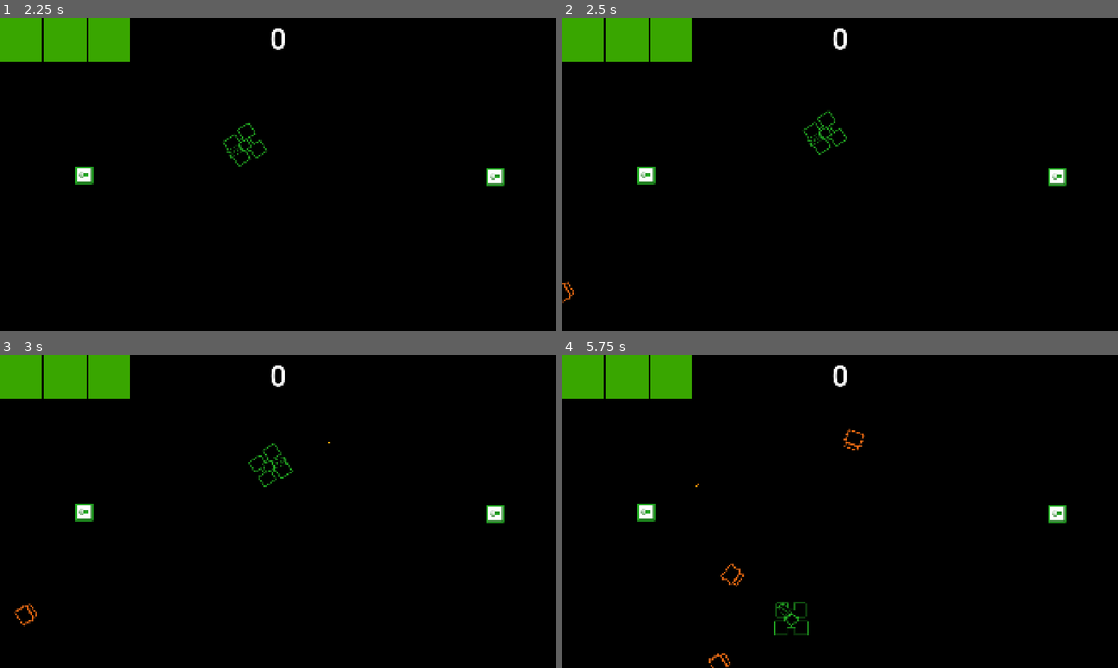
Above: before the commit, frames 1-4 (two rows, left to right).
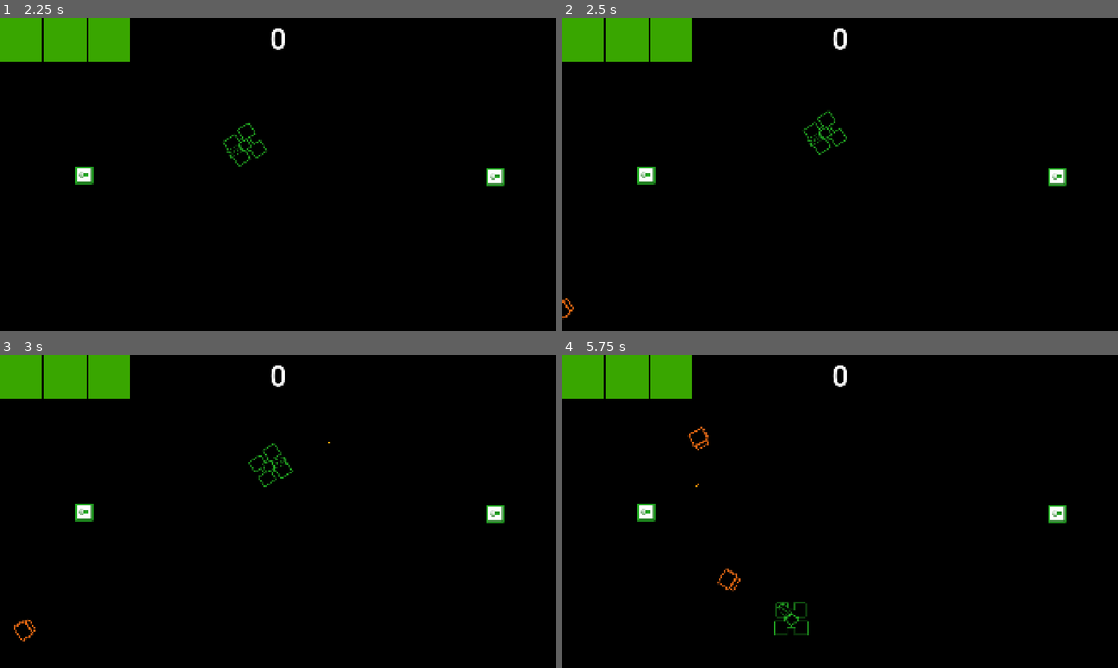
Above: after the commit, the same moments.

Repository: wlotter/godot-vector-tank
Game: Godot game, scene res://main.tscn
The game is run twice, just before and just after one commit, with the same random seed, the same clock (stepped at 60 frames per second) and the same inputs.
Inputs (mouse positions are in pixels of both pictures, inside the frame that each line leads up to):
- Up to frame 1 (2.25 s): click "Start" at 0.5 s; tap Enter at 1.25 s; move the mouse to (400, 158) at 1.27 s; hold W (move forwards) 1.28-2.03 s; hold A (rotate anticlockwise) 1.28-2.03 s; move the mouse to (166, 190) at 2.02 s; hold S (move backwards) from 2.03 s (still down); tap D (rotate clockwise) at 2.1 s
- Up to frame 2 (2.5 s): keep holding S (move backwards)
- Up to frame 3 (3 s): move the mouse to (333, 442) at 2.77 s; release S (move backwards) at 2.78 s; press the mouse at (333, 442) at 2.78 s; hold W (move forwards) from 2.78 s (still down)
- Up to frame 4 (5.75 s): move the mouse to (812, 574) at 3.52 s; release the mouse at (812, 574) at 3.53 s; tap A (rotate anticlockwise) at 3.6 s; move the mouse to (1006, 558) at 4.27 s; release W (move forwards) at 4.28 s; hold D (rotate clockwise) 4.28-5.03 s; hold S (move backwards) from 4.28 s (still down); move the mouse to (673, 464) at 5.02 s; click (673, 464) at 5.1 s

Frame 1 is identical in both runs. In frame 2, less than 0.1% of the frame differs, in the area x 0-3%, y 84-97%; in frame 3, 0.2%; in frame 4, 0.4%, in the area x 22-55%, y 22-100%.

Commit message:
add game over state

Diff:
--- a/battle.gd
+++ b/battle.gd
@@ -23,13 +23,6 @@
 	$HUD.set_score(score)
 
 
-func _on_tank_hit(damage: int) -> void:
-	player_health -= damage
-	player_health = 0 if player_health < 0 else player_health
-	$HUD.set_health(player_health)
-
-
-
 func _on_enemy_spawn_timer_timeout() -> void:
 	$EnemySpawnPath/EnemySpawnPathFollow.progress_ratio = randf()
 
@@ -48,3 +41,12 @@
 func mount_pause_menu() -> void:
 	var pause_menu = load("res://scenes/ui/pause_menu.tscn")
 	add_child(pause_menu.instantiate())
+
+
+func _on_tank_health_update(health: int) -> void:
+	$HUD.set_health(health)
+	if health <= 0:
+		get_tree().paused = true
+		var game_over_screen = load("res://scenes/ui/game_over.tscn").instantiate()
+		game_over_screen.set_score_display(score)
+		add_child(game_over_screen)
--- a/battle.tscn
+++ b/battle.tscn
@@ -12,7 +12,7 @@
 }
 point_count = 5
 
-[node name="Example" type="Node2D"]
+[node name="Battle" type="Node2D"]
 script = ExtResource("1_8lvy3")
 basic_enemy_scene = ExtResource("2_i431l")
 
@@ -50,6 +50,6 @@
 [node name="Marker2D" type="Marker2D" parent="."]
 position = Vector2(-128, -128)
 
-[connection signal="hit" from="Tank" to="." method="_on_tank_hit"]
+[connection signal="health_update" from="Tank" to="." method="_on_tank_health_update"]
 [connection signal="timeout" from="EnemySpawnPath/EnemySpawnTimer" to="." method="_on_enemy_spawn_timer_timeout"]
 [connection signal="timeout" from="EnemySpawnPath/EnemySpawnRampupTimer" to="." method="_on_enemy_spawn_rampup_timer_timeout"]
--- a/scenes/player/tank.gd
+++ b/scenes/player/tank.gd
@@ -1,4 +1,6 @@
 extends Area2D
+
+var health = 3
 
 var speed = 300
 var angular_speed = PI
@@ -8,7 +10,7 @@
 var invulnerable: bool = false
 var hit_invulnerability_time: float = 2.0
 
-signal hit(damage: int)
+signal health_update(health: int)
 
 # Called when the node enters the scene tree for the first time.
 func _ready() -> void:
@@ -69,7 +71,11 @@
 
 func _on_area_entered(_area: Area2D) -> void:
 	if not invulnerable:
-		hit.emit(1)
+		health -= 1
+		if health <= 0:
+			health = 0
+
+		health_update.emit(health)
 
 		invulnerable = true
 		$Chassis.play("invulnerable")
--- /dev/null
+++ b/scenes/ui/game_over.gd
@@ -0,0 +1,20 @@
+extends Control
+
+
+# Called when the node enters the scene tree for the first time.
+func _ready() -> void:
+	get_tree().paused = true
+
+
+# Called every frame. 'delta' is the elapsed time since the previous frame.
+func _process(delta: float) -> void:
+	pass
+
+
+func _on_button_button_up() -> void:
+	get_tree().paused = false
+	get_tree().change_scene_to_file("res://main.tscn")
+
+
+func set_score_display(score: int) -> void:
+	$CanvasLayer/ScoreDisplay.text = "Score: " + str(score)
--- /dev/null
+++ b/scenes/ui/game_over.tscn
@@ -0,0 +1,55 @@
+[gd_scene load_steps=2 format=3 uid="uid://np0yokmmv2x5"]
+
+[ext_resource type="Script" uid="uid://b1w8kx63j5aci" path="res://scenes/ui/game_over.gd" id="1_60xr3"]
+
+[node name="GameOver" type="Control"]
+process_mode = 2
+layout_mode = 3
+anchors_preset = 15
+anchor_right = 1.0
+anchor_bottom = 1.0
+grow_horizontal = 2
+grow_vertical = 2
+script = ExtResource("1_60xr3")
+
+[node name="CanvasLayer" type="CanvasLayer" parent="."]
+
+[node name="ColorRect" type="ColorRect" parent="CanvasLayer"]
+anchors_preset = 15
+anchor_right = 1.0
+anchor_bottom = 1.0
+grow_horizontal = 2
+grow_vertical = 2
+color = Color(1, 1, 1, 0.513726)
+
+[node name="ScoreDisplay" type="Label" parent="CanvasLayer"]
+anchors_preset = 5
+anchor_left = 0.5
+anchor_right = 0.5
+offset_left = -0.5
+offset_top = 180.0
+offset_right = 0.5
+offset_bottom = 235.0
+grow_horizontal = 2
+theme_override_colors/font_color = Color(0, 0, 0, 1)
+theme_override_font_sizes/font_size = 80
+text = "Score: 0"
+
+[node name="Button" type="Button" parent="CanvasLayer"]
+custom_minimum_size = Vector2(450, 300)
+anchors_preset = 8
+anchor_left = 0.5
+anchor_top = 0.5
+anchor_right = 0.5
+anchor_bottom = 0.5
+offset_left = -225.0
+offset_top = -150.0
+offset_right = 225.0
+offset_bottom = 150.0
+grow_horizontal = 2
+grow_vertical = 2
+theme_override_font_sizes/font_size = 40
+text = "Quit
+"
+
+[connection signal="button_up" from="CanvasLayer/Button" to="." method="_on_button_button_up"]
Not shown, added: scenes/ui/game_over.gd.uid
